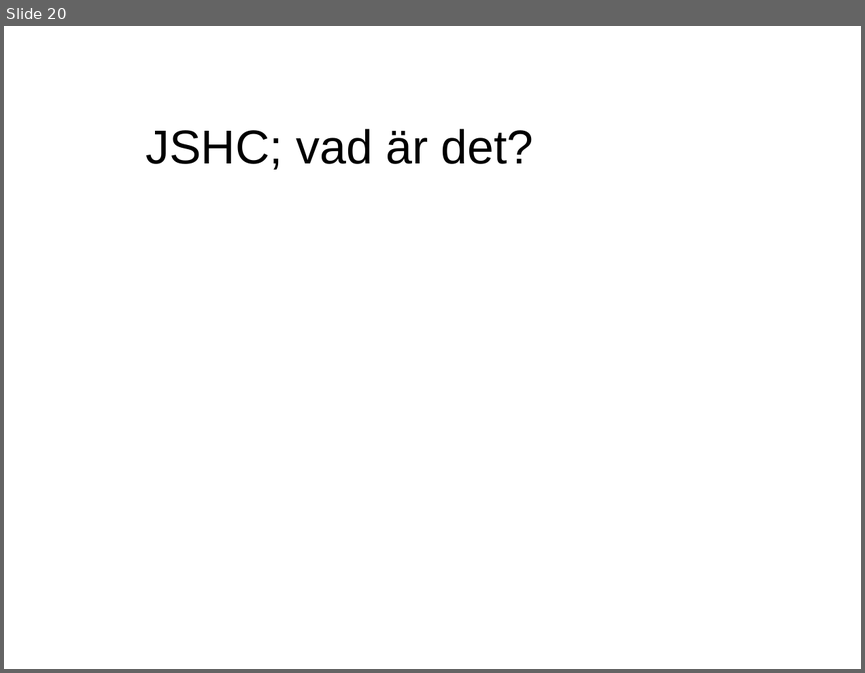
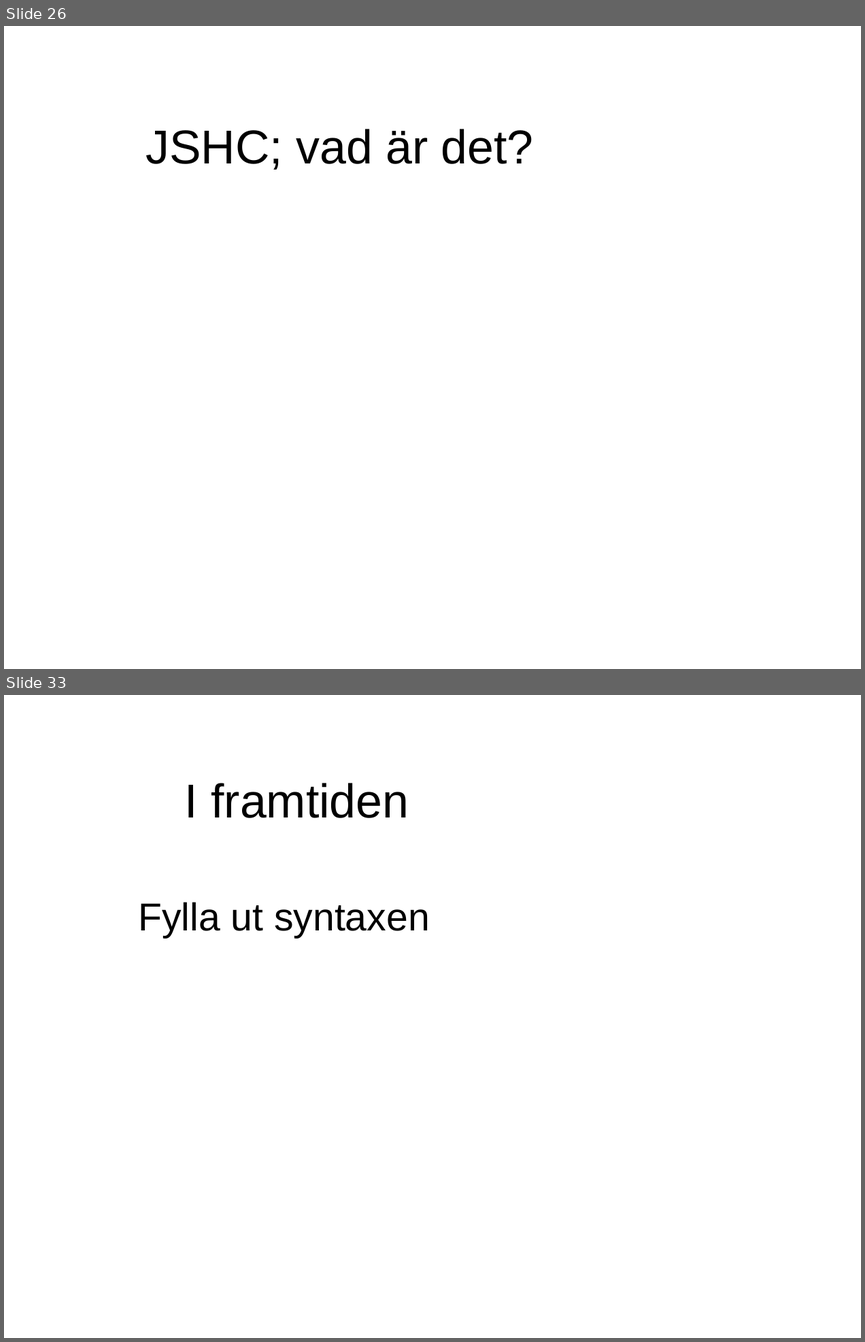
Before and after one commit to evilcandybag/JSHC, a slide deck: report/presentation.ppt. Shown one above the other, each under a label of ours: slide 20 before the commit, slides 26 and 33 after it; the slides between them are not shown. The pictures are 865x673 and 865x1342 pixels, drawn with LibreOffice and Linux fonts; fonts in the diff are those of the drawing. Boxes give left, top, right and bottom in pixels: in the first picture for what was removed or moved away, otherwise in the second. Text is boxed around its words. In the diff, an @@ line names an element or a change of style, - is before the commit and + after.

```diff
--- a/report/presentation.ppt
+++ b/report/presentation.ppt
@@ slide 33 added at (x1=4, y1=695, x2=861, y2=1338), background #FFFFFF @@
@@ text added at (x1=185, y1=783, x2=409, y2=818), 44 pt, text #000000 @@
+I framtiden
@@ text added at (x1=138, y1=902, x2=430, y2=938), 36 pt, text #000000 @@
+Fylla ut syntaxen
@@ what was slide 20 is now slide 26 @@
```
Also in this commit, not shown: 5 slides changed, 16 other slides added, 2 slides removed, 4 other files.
